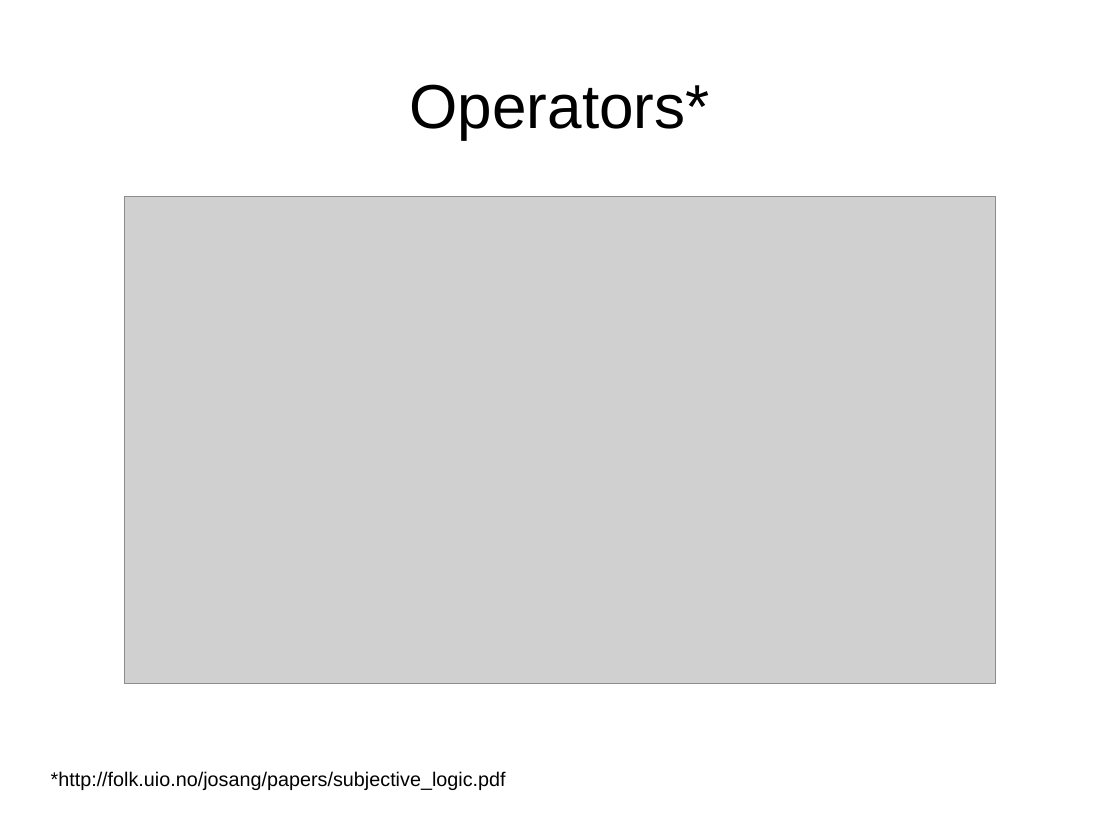
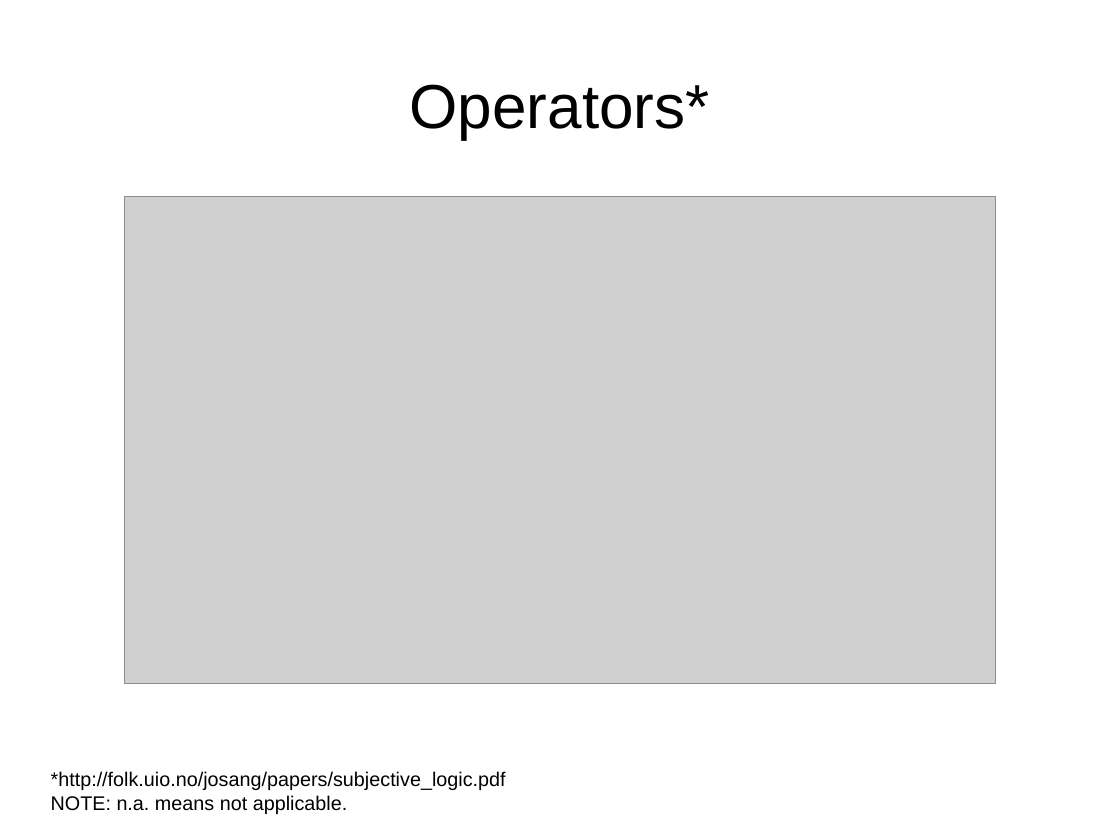
Before and after one commit to bstamour/SLHS, a slide deck: slide 21 of docs/proposal-from-bob.odp (slide 22 before the commit). Drawn at 1120x840 pixels with LibreOffice and Linux fonts; fonts in the diff are those of the drawing; grey boxes stand for pictures. Boxes give left, top, right and bottom in pixels: in the first picture for what was removed or moved away, otherwise in the second. Text is boxed around its words. In the diff, an @@ line names an element or a change of style, - is before the commit and + after.

```diff
--- a/docs/proposal-from-bob.odp
+++ b/docs/proposal-from-bob.odp
@@ text at box(51, 771, 506, 814): text changed @@
-*http://folk.uio.no/josang/papers/subjective_logic.pdf
+*http://folk.uio.no/josang/papers/subjective_logic.pdf
+NOTE: n.a. means not applicable.
```
Also in this commit, not shown: 10 other slides changed, 1 slide removed.
